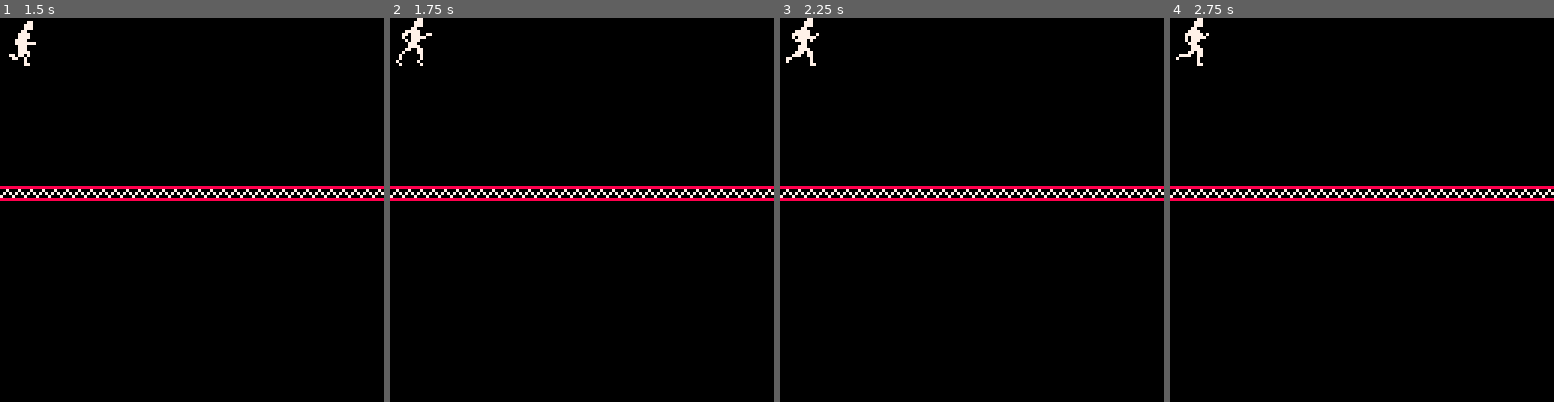
Above: before the commit, frames 1-4 (left to right).
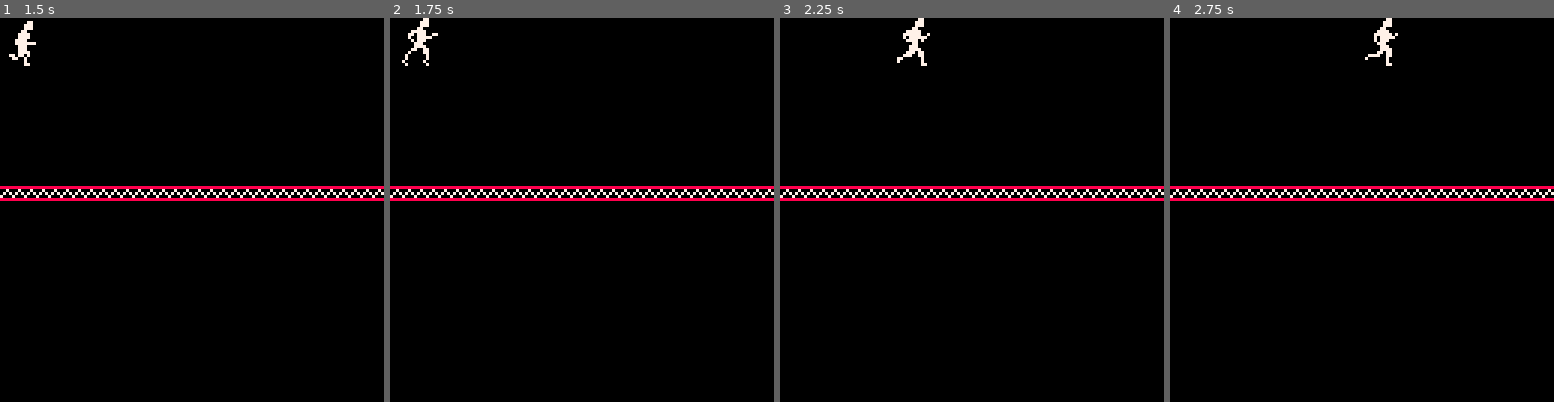
Above: after the commit, the same moments.

Repository: BordenJardine/skeo
Game: PICO-8 cartridge spritez.p8
The game is run twice, just before and just after one commit, with the same random seed, the same clock (stepped at 60 frames per second) and the same inputs.
Inputs:
- Up to frame 1 (1.5 s): no input
- Up to frame 2 (1.75 s): hold Right from 1.6 s (still down)
- Up to frame 3 (2.25 s): release Right at 2.1 s
- Up to frame 4 (2.75 s): hold Right from 2.47 s (still down)

Frame 1 is identical in both runs. In frame 2, 0.5% of the frame differs, in the area x 1-13%, y 0-13%; in frame 3, 0.7%, in the area x 1-40%, y 0-13%; in frame 4, 0.7%.

Commit message:
moving back and forth

Diff:
--- a/spritez.p8
+++ b/spritez.p8
@@ -8,9 +8,17 @@
 	tx = 2
 }
 
+
+-- actor 'Class'
 actor = {
 	x = 8,
 	y = 8,
+	dx = 0,
+	dy = 0,
+	max_dx = 3,--max x speed
+	max_dy = 2,--max y speed
+	acc = 0.25,--acceleration
+	dcc = 0.9,--decceleration
 	size = 2,
 	anim = run_anim,
 	frame = run_anim.frames[1],
@@ -31,6 +38,32 @@
 	)
 end
 
+function actor:update()
+	self:check_buttons()
+
+	--limit walk speed
+	self.dx=mid(-self.max_dx,self.dx,self.max_dx)
+	--move in x
+	self.x+=self.dx
+end
+
+function actor:check_buttons()
+	local bl=btn(0) --left
+	local br=btn(1) --right
+
+	if bl and br then return end
+	if bl then
+		self.flp = true
+		self.dx -= self.acc
+	elseif br then
+		self.flp = false
+		self.dx += self.acc
+	else
+		self.dx*=self.dcc
+	end
+
+end
+
 function actor:advance_frame()
 	self.anim_tx -= 1
 	if self.anim_tx > 0 then
@@ -45,13 +78,11 @@
 	self.frame = self.anim.frames[self.anim_index]
 end
 
-function advance_frame()
-end
-
 function _init()
 end
 
 function _update()
+	actor:update()
 end
 
 function _draw()
@@ -59,6 +90,31 @@
 	map(0,0,0,0,128,128)
 	actor:draw()
 	actor:advance_frame()
+end
+
+
+-- HELPER SHIT
+
+--print string with outline.
+function printo(str, startx, starty, col, col_bg)
+	print(str,startx+1,starty,col_bg)
+	print(str,startx-1,starty,col_bg)
+	print(str,startx,starty+1,col_bg)
+	print(str,startx,starty-1,col_bg)
+	print(str,startx+1,starty-1,col_bg)
+	print(str,startx-1,starty-1,col_bg)
+	print(str,startx-1,starty+1,col_bg)
+	print(str,startx+1,starty+1,col_bg)
+	print(str,startx,starty,col)
+end
+
+--print string centered with
+--outline.
+function printc(str, x, y, col, col_bg, special_chars)
+	local len=(#str*4)+(special_chars*3)
+	local startx=x-(len/2)
+	local starty=y-2
+	printo(str,startx,starty,col,col_bg)
 end
 
 __gfx__
